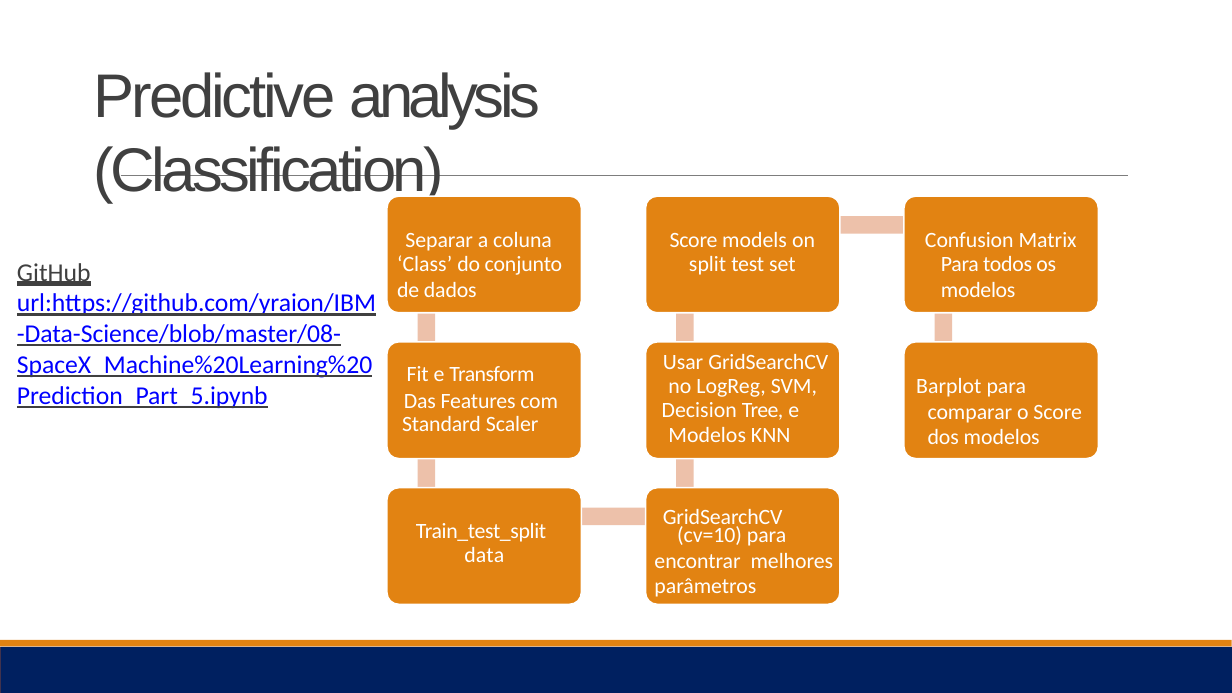
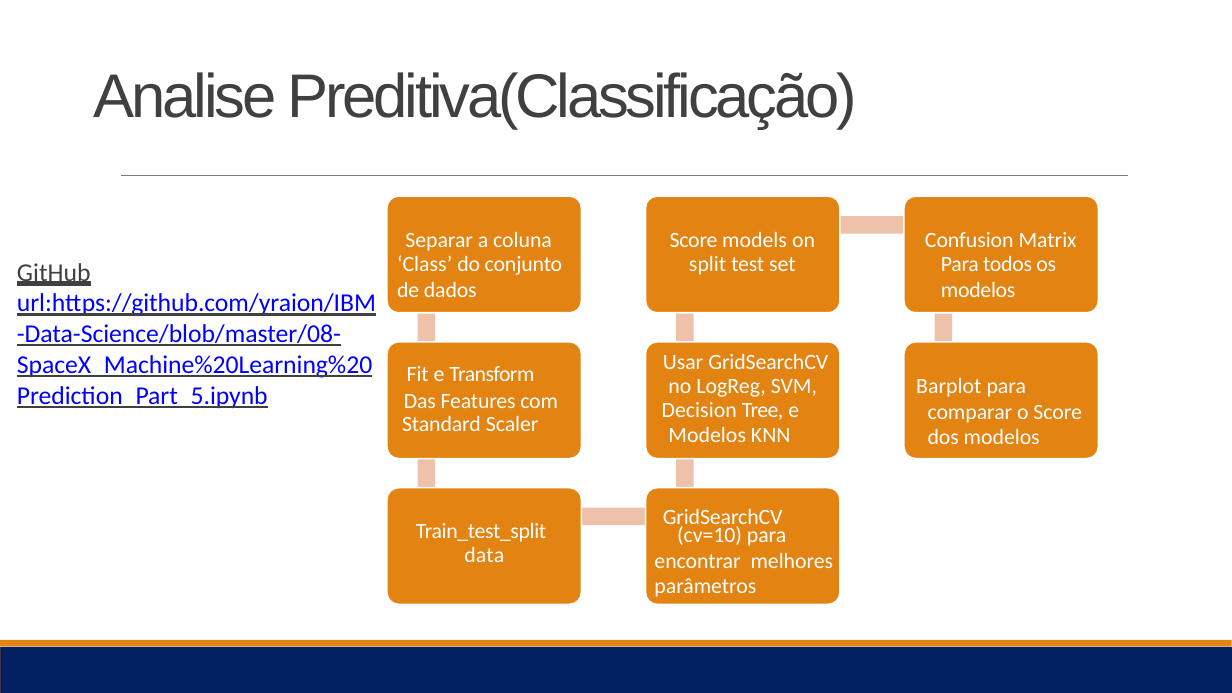
Before and after one commit to yraion/IBM-Data-Science, a slide deck: slide 15 of Data Science Journey -IBM -Robson Cruz.pptx. Drawn at 1232x693 pixels with LibreOffice and Linux fonts; fonts in the diff are those of the drawing. Boxes give left, top, right and bottom in pixels: in the first picture for what was removed or moved away, otherwise in the second. Text is boxed around its words. In the diff, an @@ line names an element or a change of style, - is before the commit and + after.

```diff
--- a/Data Science Journey -IBM -Robson Cruz.pptx
+++ b/Data Science Journey -IBM -Robson Cruz.pptx
@@ title at bbox=[94, 72, 857, 129]: text changed @@
-Predictive analysis (Classification)
+Analise Preditiva(Classificação)
```
Also in this commit, not shown: 13 other slides changed, 1 other file.
